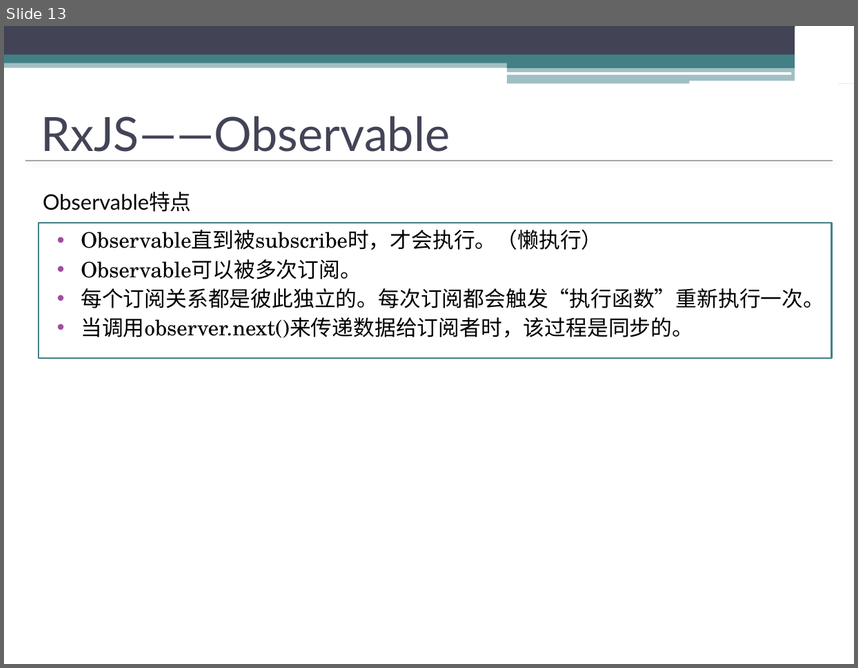
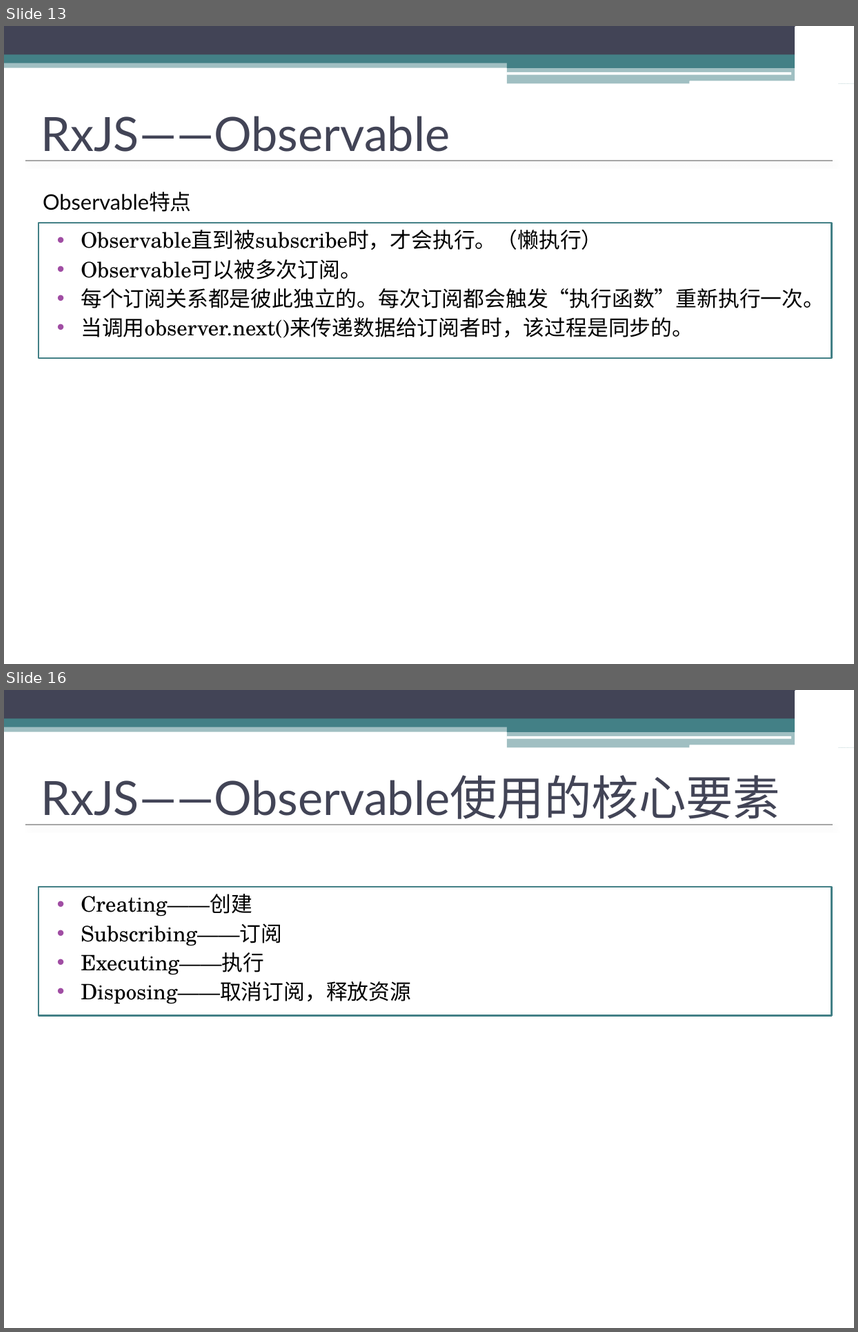
Before and after one commit to watermoonlx/rxjs_demo, a slide deck: Rxjs分享/New Microsoft PowerPoint Presentation.pptx. Shown one above the other, each under a label of ours: slide 13 before the commit, slides 13 and 16 after it; the slides between them are not shown. The pictures are 858x668 and 858x1332 pixels, drawn with LibreOffice and Linux fonts; fonts in the diff are those of the drawing; background and template pictures are left out. Boxes give left, top, right and bottom in pixels: in the first picture for what was removed or moved away, otherwise in the second. Text is boxed around its words. In the diff, an @@ line names an element or a change of style, - is before the commit and + after.

```diff
--- a/Rxjs分享/New Microsoft PowerPoint Presentation.pptx
+++ b/Rxjs分享/New Microsoft PowerPoint Presentation.pptx
@@ slide 16 added at bbox=[4, 690, 854, 1328], background #FFFFFF; not listed: 15 template elements that a slide beside it also shows @@
@@ title added at bbox=[41, 775, 780, 819], 40 pt, text #424456 @@
+RxJS——Observable使用的核心要素
@@ text added at bbox=[38, 887, 831, 1015], fill #FFFFFF, outline #438086 1.5 pt, 18 pt, text #000000 @@
+• Creating——创建
+• Subscribing——订阅
+• Executing——执行
+• Disposing——取消订阅，释放资源
```
Also in this commit, not shown: 1 slide changed, 3 other slides added, 1 other file.
